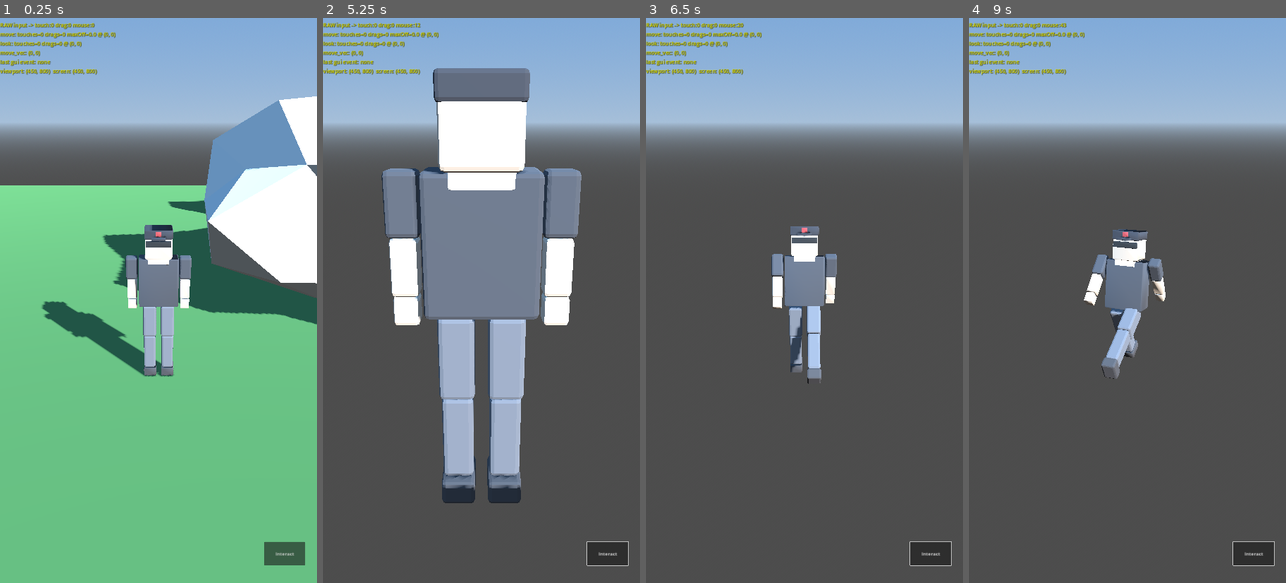
Above: before the commit, frames 1-4 (left to right).
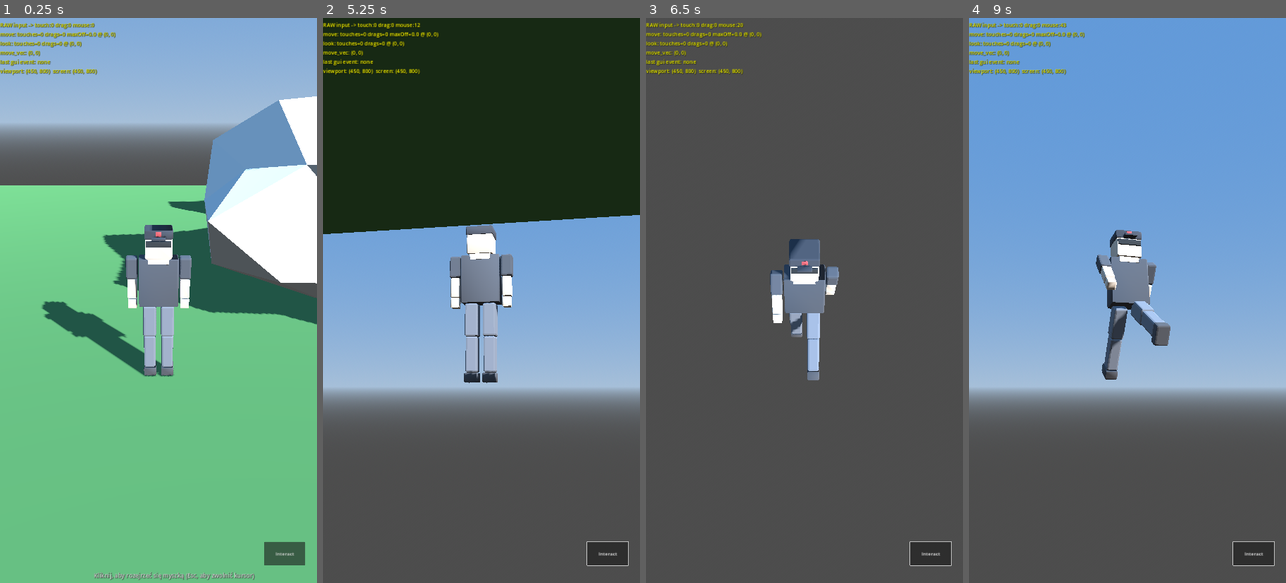
Above: after the commit, the same moments.

Repository: parpocel/Gra
Game: Godot game, scene res://scenes/World.tscn
Two runs of this game, one before a commit and one after it. Both use one fixed random seed, a clock stepped at 60 frames per second and the inputs below.
Inputs (mouse positions are in pixels of both pictures, inside the frame that each line leads up to):
- Up to frame 1 (0.25 s): no input
- Up to frame 2 (5.25 s): click "Interact" at 0.5 s; tap Enter at 1.25 s; move the mouse to (497, 300) at 1.27 s; hold W (move_forward) 1.28-5 s; tap E (interact) every 0.75 s from 1.35 to 4.35 s; move the mouse to (465, 300) at 2.02 s; move the mouse to (487, 289) at 2.77 s; move the mouse to (478, 311) at 3.52 s; move the mouse to (506, 306) at 4.27 s; tap Escape at 4.9 s; drag from (481, 300) to (433, 159) at 5.02 s
- Up to frame 3 (6.5 s): move the mouse to (820, 300) at 5.77 s; hold S (move_back) from 5.78 s (still down); tap E (interact) at 5.85 s; click (820, 300) at 5.92 s
- Up to frame 4 (9 s): release S (move_back) at 6.5 s; drag from (1079, 159) to (1064, 328) at 6.52 s; move the mouse to (1197, 272) at 7.27 s; hold W (move_forward) 7.28-8 s; tap E (interact) at 7.35, 8.85 s; click (1197, 272) at 7.42 s; drag from (1064, 328) to (1111, 413) at 8.02 s; move the mouse to (1159, 176) at 8.77 s; hold S (move_back) from 8.78 s (still down); click (1159, 176) at 8.92 s

The runs differ from the first frame. In frame 1, 0.4% of the frame differs, in the area x 29-81%, y 98-100%; in frame 2, 70%, in the area x 0-100%, y 0-86%; in frame 3, 26%; in frame 4, 68%.

Commit message:
Fix desktop mouse-look: click-to-capture, stop UI from swallowing it
Two stacked bugs meant mouse-look never worked on desktop browsers
(Windows included):

1. Input.mouse_mode was set to CAPTURED in _ready(), before any user
   gesture. Browsers only grant Pointer Lock in response to a real
   click/keypress, so this request was silently rejected - Godot's
   Input.mouse_mode reported CAPTURED, but the browser never actually
   locked the pointer.

2. Even with the pointer locked, mouse events could never have
   reached Player's _unhandled_input: TouchInput is a full-screen
   Control with the default mouse_filter (STOP), so it was
   swallowing every mouse click/motion event for the whole viewport
   before GUI dispatch would ever let them fall through to
   _unhandled_input - touch handling was working purely by
   coincidence of being routed through _gui_input instead.

Fixed by moving mouse handling into touch_input.gd's _gui_input
(the only place these events actually arrive): click requests
pointer lock, and motion while captured feeds MobileInput's shared
look-delta bridge, same as touch drags do. player.gd now only keeps
the Esc-to-release-cursor key handler. Added a "click to look around"
hint label that hides once the pointer is captured, and dropped the
now-redundant separate mouse sensitivity constant in favor of one
shared look sensitivity for touch and mouse.

Verified headless: before any click, mouse motion produces no yaw
change; after a click, mouse_mode becomes CAPTURED and motion drives
the camera as expected.

Co-Authored-By: Claude Sonnet 5 <noreply@anthropic.com>
Claude-Session: https://claude.ai/code/session_01DTqVLqPwuisfZzEYdZabaj

Diff:
--- /dev/null
+++ b/scripts/click_hint.gd
@@ -0,0 +1,10 @@
+extends Label
+
+
+func _ready() -> void:
+	visible = not DisplayServer.is_touchscreen_available()
+
+
+func _process(_delta: float) -> void:
+	if visible and Input.mouse_mode == Input.MOUSE_MODE_CAPTURED:
+		visible = false
--- a/scripts/player.gd
+++ b/scripts/player.gd
@@ -6,8 +6,7 @@
 const IDLE_INTENSITY_THRESHOLD := 0.05
 const GRAVITY := 9.8
 const ROTATION_SPEED := 10.0
-const LOOK_SENSITIVITY := 0.3
-const MOUSE_SENSITIVITY := 0.15
+const LOOK_SENSITIVITY := 0.2
 
 @onready var camera_pivot: Node3D = $CameraPivot
 @onready var model_root: Node3D = $ModelRoot
@@ -21,8 +20,6 @@
 
 func _ready() -> void:
 	MobileInput.interact_pressed.connect(_on_interact)
-	if not DisplayServer.is_touchscreen_available():
-		Input.mouse_mode = Input.MOUSE_MODE_CAPTURED
 	_anim_player = model_root.find_child("AnimationPlayer", true, false) as AnimationPlayer
 	if _anim_player != null:
 		for anim_name in ["Idle", "Walk", "Run"]:
@@ -86,9 +83,7 @@
 
 
 func _unhandled_input(event: InputEvent) -> void:
-	if event is InputEventMouseMotion and Input.mouse_mode == Input.MOUSE_MODE_CAPTURED:
-		_apply_look(event.relative * MOUSE_SENSITIVITY)
-	elif event is InputEventKey and event.pressed and event.keycode == KEY_ESCAPE:
+	if event is InputEventKey and event.pressed and event.keycode == KEY_ESCAPE:
 		Input.mouse_mode = Input.MOUSE_MODE_VISIBLE
 
 
--- a/scripts/touch_input.gd
+++ b/scripts/touch_input.gd
@@ -16,6 +16,11 @@
 			_on_touch_end(event.index)
 	elif event is InputEventScreenDrag:
 		_on_touch_drag(event.index, event.position)
+	elif event is InputEventMouseMotion and Input.mouse_mode == Input.MOUSE_MODE_CAPTURED:
+		MobileInput.add_look_delta(event.relative)
+	elif event is InputEventMouseButton and event.pressed:
+		if not DisplayServer.is_touchscreen_available() and Input.mouse_mode != Input.MOUSE_MODE_CAPTURED:
+			Input.mouse_mode = Input.MOUSE_MODE_CAPTURED
 
 
 func _on_touch_start(index: int, pos: Vector2) -> void:
--- a/ui/TouchControls.tscn
+++ b/ui/TouchControls.tscn
@@ -1,8 +1,9 @@
-[gd_scene load_steps=4 format=3]
+[gd_scene load_steps=5 format=3]
 
 [ext_resource type="Script" path="res://scripts/touch_input.gd" id="1"]
 [ext_resource type="Script" path="res://scripts/interact_button.gd" id="2"]
 [ext_resource type="Script" path="res://scripts/debug_hud.gd" id="3"]
+[ext_resource type="Script" path="res://scripts/click_hint.gd" id="4"]
 
 [node name="TouchControls" type="CanvasLayer"]
 
@@ -40,6 +41,25 @@
 autowrap_mode = 2
 script = ExtResource("3")
 
+[node name="ClickHint" type="Label" parent="."]
+anchor_left = 0.5
+anchor_top = 1.0
+anchor_right = 0.5
+anchor_bottom = 1.0
+offset_left = -220.0
+offset_top = -40.0
+offset_right = 220.0
+offset_bottom = -12.0
+mouse_filter = 2
+horizontal_alignment = 1
+theme_override_colors/font_color = Color(1, 1, 1, 0.9)
+theme_override_colors/font_shadow_color = Color(0, 0, 0, 1)
+theme_override_constants/shadow_offset_x = 1
+theme_override_constants/shadow_offset_y = 1
+theme_override_font_sizes/font_size = 20
+text = "Kliknij, aby rozejrzeć się myszką (Esc, aby zwolnić kursor)"
+script = ExtResource("4")
+
 [node name="InteractButton" type="Button" parent="."]
 anchor_left = 1.0
 anchor_top = 1.0
